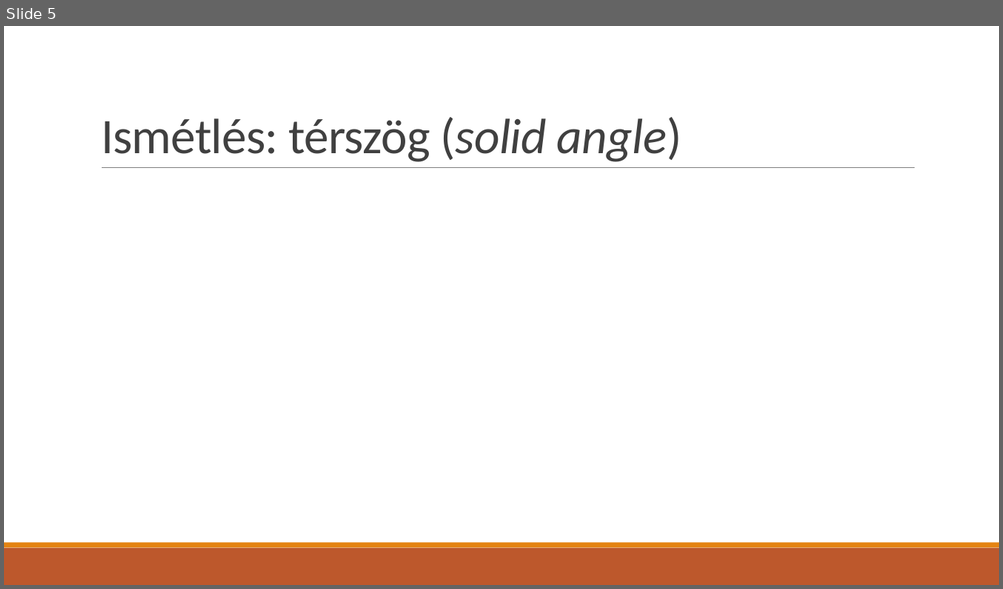
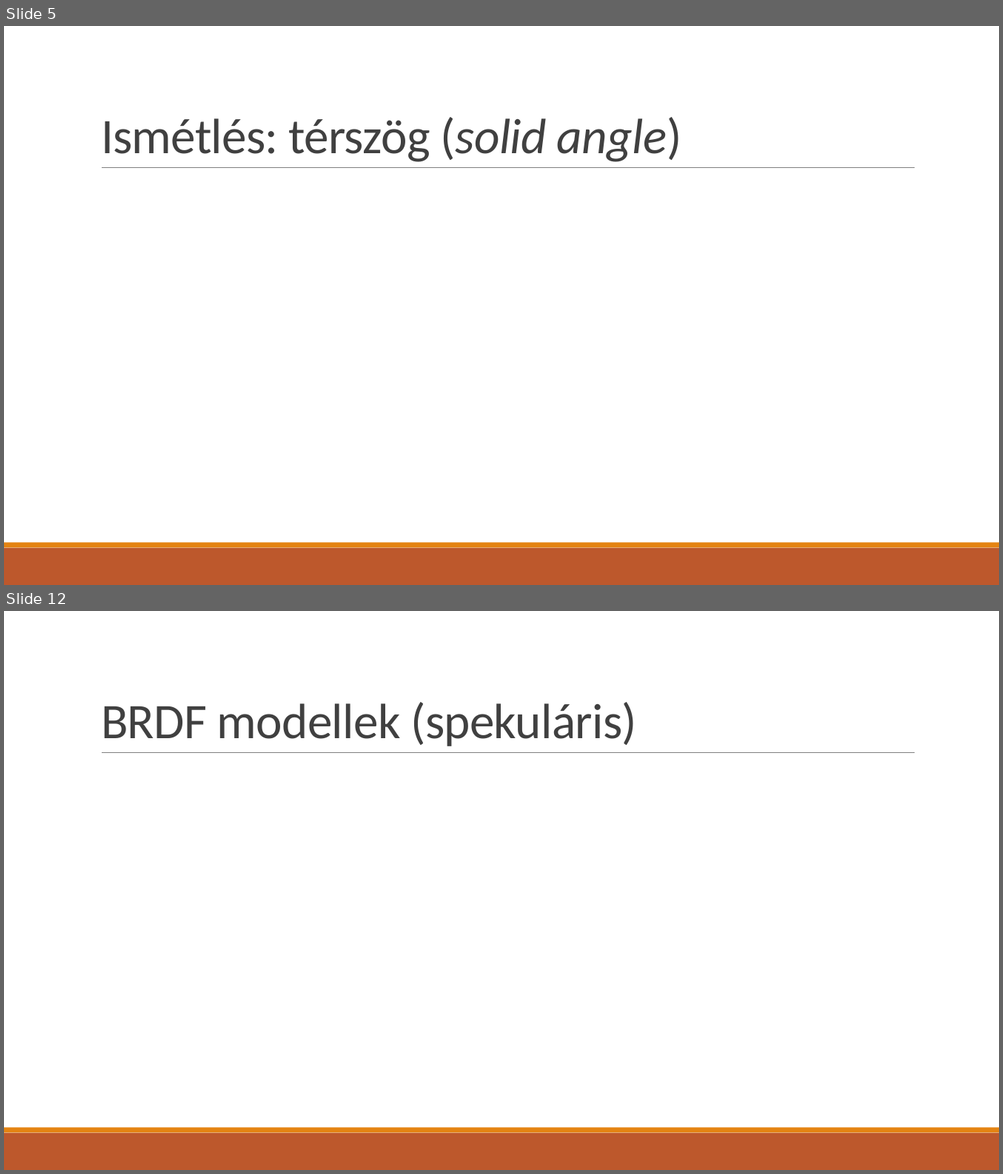
Before and after one commit to asylum2010/Asylum-s-ELTE-Exercises, a slide deck: PBR_EA_01.pptx. Shown one above the other, each under a label of ours: slide 5 before the commit, slides 5 and 12 after it; the slides between them are not shown. The pictures are 1003x589 and 1003x1174 pixels, drawn with LibreOffice and Linux fonts; fonts in the diff are those of the drawing; grey boxes stand for pictures. Boxes give left, top, right and bottom in pixels: in the first picture for what was removed or moved away, otherwise in the second. Text is boxed around its words. In the diff, an @@ line names an element or a change of style, - is before the commit and + after.

```diff
--- a/PBR_EA_01.pptx
+++ b/PBR_EA_01.pptx
@@ slide 12 added at (x1=4, y1=611, x2=999, y2=1170), background #FFFFFF; not listed: 3 template elements that a slide beside it also shows @@
@@ title added at (x1=101, y1=702, x2=637, y2=746), 48 pt, text #404040 @@
+BRDF modellek (spekuláris)
```
Also in this commit, not shown: 1 slide changed, 9 other slides added, 6 other files.
